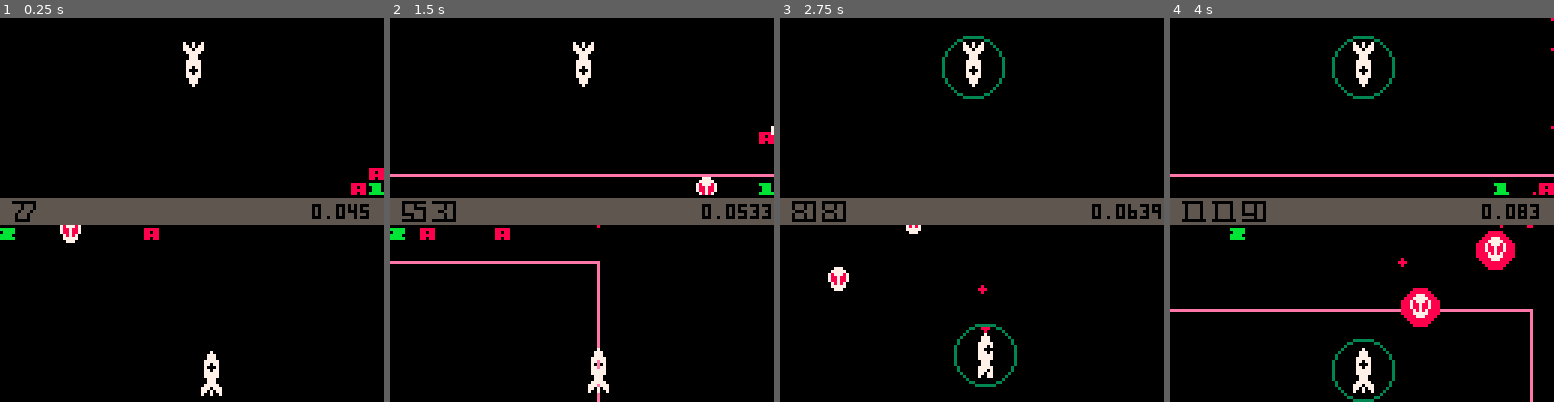
Above: before the commit, frames 1-4 (left to right).
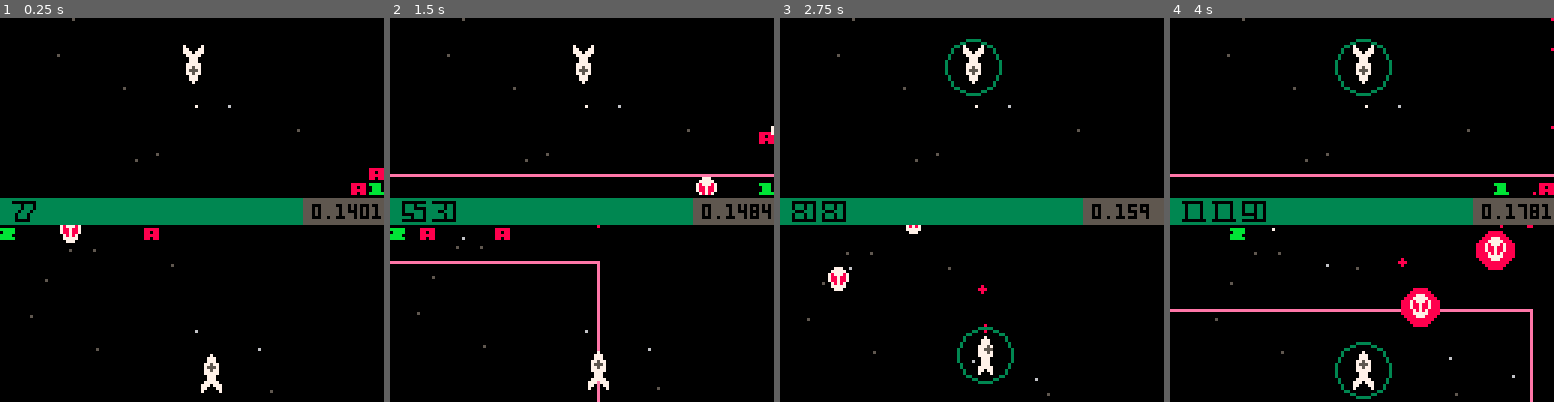
Above: after the commit, the same moments.

Repository: catnipped/friendlyfire
Game: PICO-8 cartridge friendlyfire.p8
Same seed, same stepped clock (60 frames per second), same inputs: the game is played once before the commit and once after it.
Inputs:
- Up to frame 1 (0.25 s): no input
- Up to frame 2 (1.5 s): tap O (Z key) at 0.7 s
- Up to frame 3 (2.75 s): hold Right 1.6-2.1 s; tap O (Z key) at 1.7, 2.1, 2.5 s; hold Up 2.15-2.42 s; hold Right from 2.47 s (still down)
- Up to frame 4 (4 s): tap O (Z key) at 2.9, 3.3, 3.7 s; release Right at 3.03 s; hold Left 3.08-3.58 s; hold Down 3.63-3.97 s

The runs differ from the first frame. In frame 1, 5.9% of the frame differs, in the area x 0-100%, y 0-99%; in frame 2, 5.7%; in frame 3, 7.0%; in frame 4, 6.9%.

Commit message:
starfield

Diff:
--- a/friendlyfire.p8
+++ b/friendlyfire.p8
@@ -14,7 +14,8 @@
 		vector = {
 			up = {0,-1},
 			down = {0,1}
-		}
+		},
+		stars = init_stars(64,3)
 	}
 	const = protect(const)
 	state = {
@@ -58,6 +59,18 @@
 	state.enemies[2] = spawnEnemy({89,45},"alien")
 end
 
+function init_stars(a,layer)
+	local stars = {}
+	for i = 1,layer do
+		local l = {}
+		for x = 1, a do
+			add(l,{flr(rnd(256*i)),flr(rnd(256*i))})
+		end
+		stars[i] = l
+	end
+	return stars
+end
+
 function pythagoras(ax,ay,bx,by)
   local px = bx-ax
   local py = by-ay
@@ -330,6 +343,7 @@
 	clip()
 	camera(0,0)
 	rectfill(0,60,128,68,5)
+	rectfill(0,60,100,68,3)
 	pal(7,0)
 	drawScore("" .. state.score ,4,60)
 	pal()
@@ -340,6 +354,8 @@
 	clip(0,y1,128,y2)
 	camera(p.cam.x-64,p.cam.y+yoffset)
 	pal()
+
+	draw_stars(p)
 	local lbounds = const.bounds
 	local cambounds = {x1 = p.cam.x-64, x2 = p.cam.x+64, y1 = p.cam.y+y1+yoffset, y2 = p.cam.y+y2+yoffset}
 	local box = const.bounds[p.id]
@@ -373,10 +389,10 @@
 		local flipy = false
 		if lp != p then
 			local x = mid((lp.x),p.cam.x-64,p.cam.x+59)
-			local y = mid((lp.y),p.cam.y+y1+yoffset+1,p.cam.y+y2+yoffset-4)
+			local y = flr(mid((lp.y),p.cam.y+y1+yoffset+1,p.cam.y+y2+yoffset-4))
 			if every(60,0,40) then spr(11+lp.id,x,y) end
 		end
-		if every(4,0,2) then circ(lp.x,lp.y,10,3) end
+		if every(4,0,2) then circ(lp.x,lp.y,9,3) end
 		if lp.id == 2 then flipy = true end
 		if btn(0,lp.id-1) then
 			spr(2,lp.x-3,lp.y-8,1,2,true,flipy)
@@ -388,6 +404,15 @@
 	end
 end
 
+function draw_stars(p)
+	local starcolors = {5,6,7}
+	for l = 1,#const.stars do
+		for s in all(const.stars[l]) do
+				pset((p.cam.x / l+5)*0.9+s[1]-128,(p.cam.y / l+5)*0.9+s[2]-128,starcolors[l])
+		end
+	end
+end
+
 function drawScore (score, x, y)
  for n = 1,#score do
     local nr = 0 .. sub(score, n,n)
@@ -396,21 +421,21 @@
 end
 __gfx__
 000000000000000000000000000000000000000000000000007770000077000007700000000000000000000000000000bbbb0000bbbbb0008888800000000000
-00000000000700000007000000000000000000000000000007777700077e70007e8700000000000000000000000000000bbb00000bbbb0008808800000000000
-00700700007770000077700000077700000000000000000078777870777ee700780700000000000000000000000000000bbb0000bbbb00008888800000000000
+00000000000000000000000000000000000000000000000007777700077e70007e8700000000000000000000000000000bbb00000bbbb0008808800000000000
+00700700000700000007000000077700000000000000000078777870777ee700780700000000000000000000000000000bbb0000bbbb00008888800000000000
 0007700000777000007770000077b7700000000000000000788788707ee8870007700000000000000000000000000000bbbbb000bbbbb0008808800000000000
-000770000777770007777700077bbb7700000000000000007887887007e870000000000000000000000000000000000000000000000000000000000000000000
-0070070007707700077707000077b770000000000000000007878700007700000000000000000000000000000000000000000000000000000000000000000000
-00000000070007000770000000077700000000000000000007777700000000000000000000000000000000000000000000000000000000000000000000000000
-00000000077077000777070000777770000000000000000000777000000000000000000000000000000000000000000000000000000000000000000000000000
+000770000077700000777000077bbb7700000000000000007887887007e870000000000000000000000000000000000000000000000000000000000000000000
+0070070007757700077757000077b770000000000000000007878700007700000000000000000000000000000000000000000000000000000000000000000000
+00000000075557000775550000077700000000000000000007777700000000000000000000000000000000000000000000000000000000000000000000000000
+00000000077577000777570000777770000000000000000000777000000000000000000000000000000000000000000000000000000000000000000000000000
 07000000077777000777770007007007000000000000000000000000000000000000000000000000000000000000000000000000000000000000000000000000
-78700000077777000777770070007000700000000000000000000000000000000000000000000000000000000000000000000000000000000000000000000000
+78700000007770000077700070007000700000000000000000000000000000000000000000000000000000000000000000000000000000000000000000000000
 07000000007770000077700000000000000000000000000000000000000000000000000000000000000000000000000000000000000000000000000000000000
-00000000007770000077700000000000000000000000000000000000000000000000000000000000000000000000000000000000000000000000000000000000
-00000000077777000777770000000000000000000000000000000000000000000000000000000000000000000000000000000000000000000000000000000000
-00000000777077700777070000000000000000000000000000000000000000000000000000000000000000000000000000000000000000000000000000000000
-00000000770707700770770000000000000000000000000000000000000000000000000000000000000000000000000000000000000000000000000000000000
-00000000700700700700770000000000000000000000000000000000000000000000000000000000000000000000000000000000000000000000000000000000
+00000000077777000077700000000000000000000000000000000000000000000000000000000000000000000000000000000000000000000000000000000000
+00000000777077700777770000000000000000000000000000000000000000000000000000000000000000000000000000000000000000000000000000000000
+00000000770007700770770000000000000000000000000000000000000000000000000000000000000000000000000000000000000000000000000000000000
+00000000700000700700070000000000000000000000000000000000000000000000000000000000000000000000000000000000000000000000000000000000
+00000000000000000000000000000000000000000000000000000000000000000000000000000000000000000000000000000000000000000000000000000000
 00000000000000000000000000000000000000000000000000000000000000000000000000000000000000000000000000000000000000000000000000000000
 77777777777777707777777777777777007777707777777777777777777777777777777777777777000000000000000000000000000000000000000000000000
 70007007070000700007000700007007070700707000700070007000000700077000700770007007000000000000000000000000000000000000000000000000
